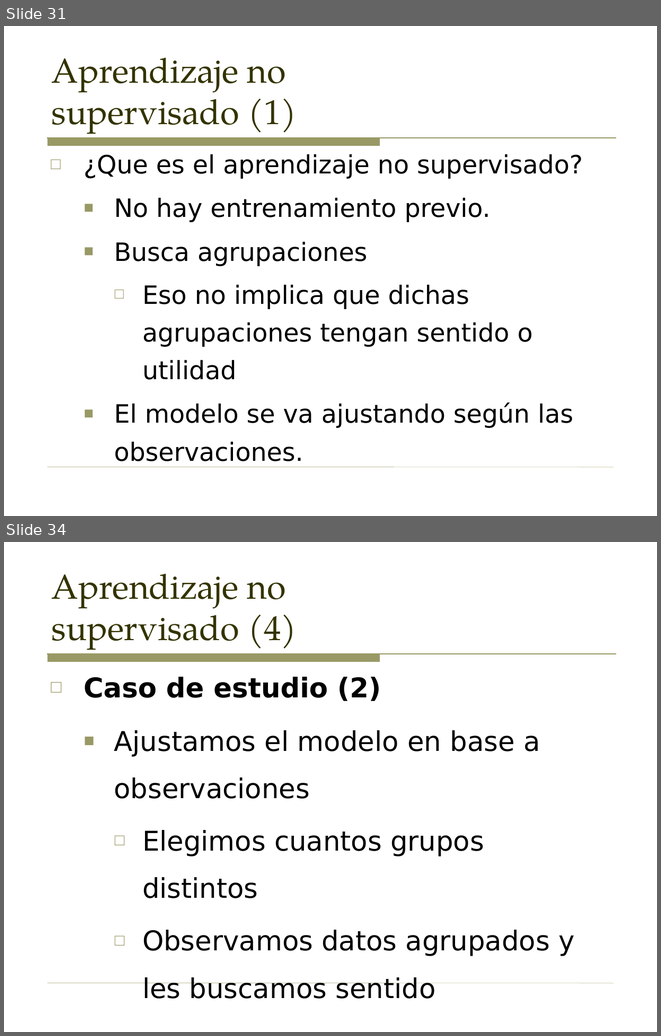
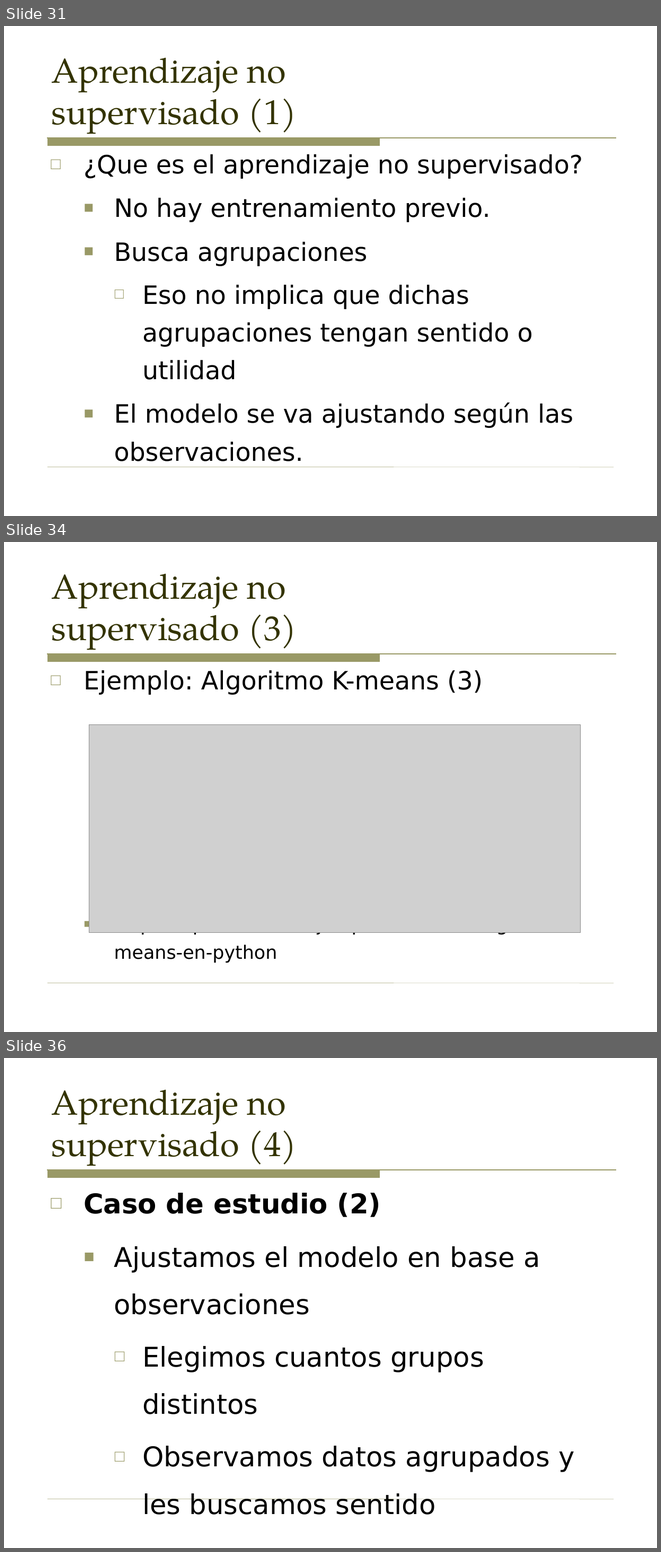
Before and after one commit to sergarb1/TallerAprendizajeAutomaticoPython, a slide deck: Taller - Introduccion al aprendizaje automatico (Supervisado y no supervisado).odp. Shown one above the other, each under a label of ours: slides 31 and 34 before the commit, slides 31, 34 and 36 after it; the slides between them are not shown. The pictures are 661x1036 and 661x1552 pixels, drawn with LibreOffice and Linux fonts; fonts in the diff are those of the drawing; grey boxes stand for pictures. Boxes give left, top, right and bottom in pixels: in the first picture for what was removed or moved away, otherwise in the second. Text is boxed around its words. In the diff, an @@ line names an element or a change of style, - is before the commit and + after.

```diff
--- a/Taller - Introduccion al aprendizaje automatico (Supervisado y no supervisado).odp
+++ b/Taller - Introduccion al aprendizaje automatico (Supervisado y no supervisado).odp
@@ slide 34 added at <box>4,542,657,1032</box>, background #FFFFFF; not listed: 2 template elements that a slide beside it also shows @@
@@ title added at <box>51,573,297,650</box>, 38 pt, text #333300 @@
+Aprendizaje no
+supervisado (3)
@@ text added at <box>84,670,572,963</box>, 20.4 pt, text #000000 @@
+□ Ejemplo: Algoritmo K-means (3)
+  ■ http://exponentis.es/ejemplo-de-clustering-con-k-means-en-python
@@ picture added at <box>89,724,580,932</box> @@
@@ what was slide 34 is now slide 36 @@
```
Also in this commit, not shown: 8 slides changed, 1 other slide added, 1 other file.
